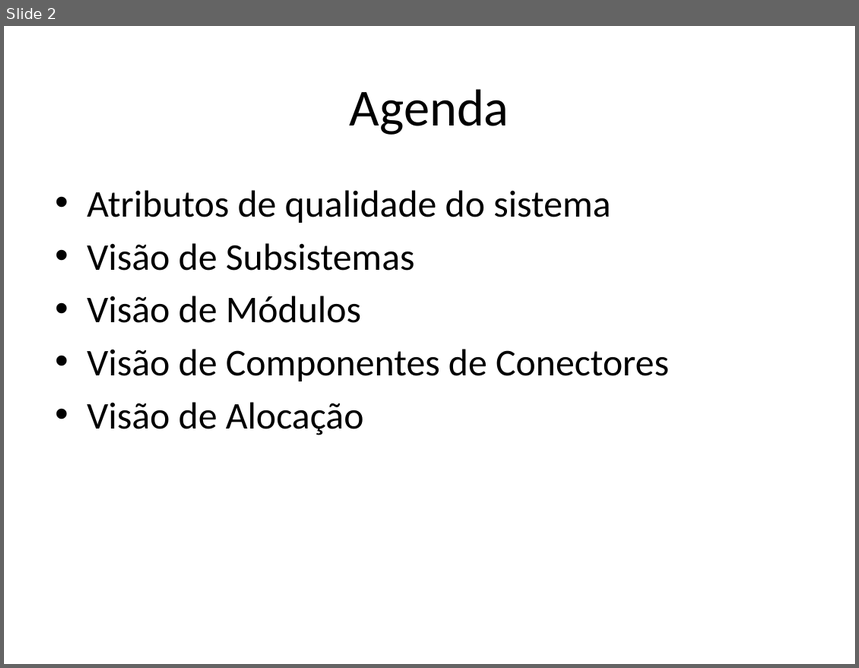
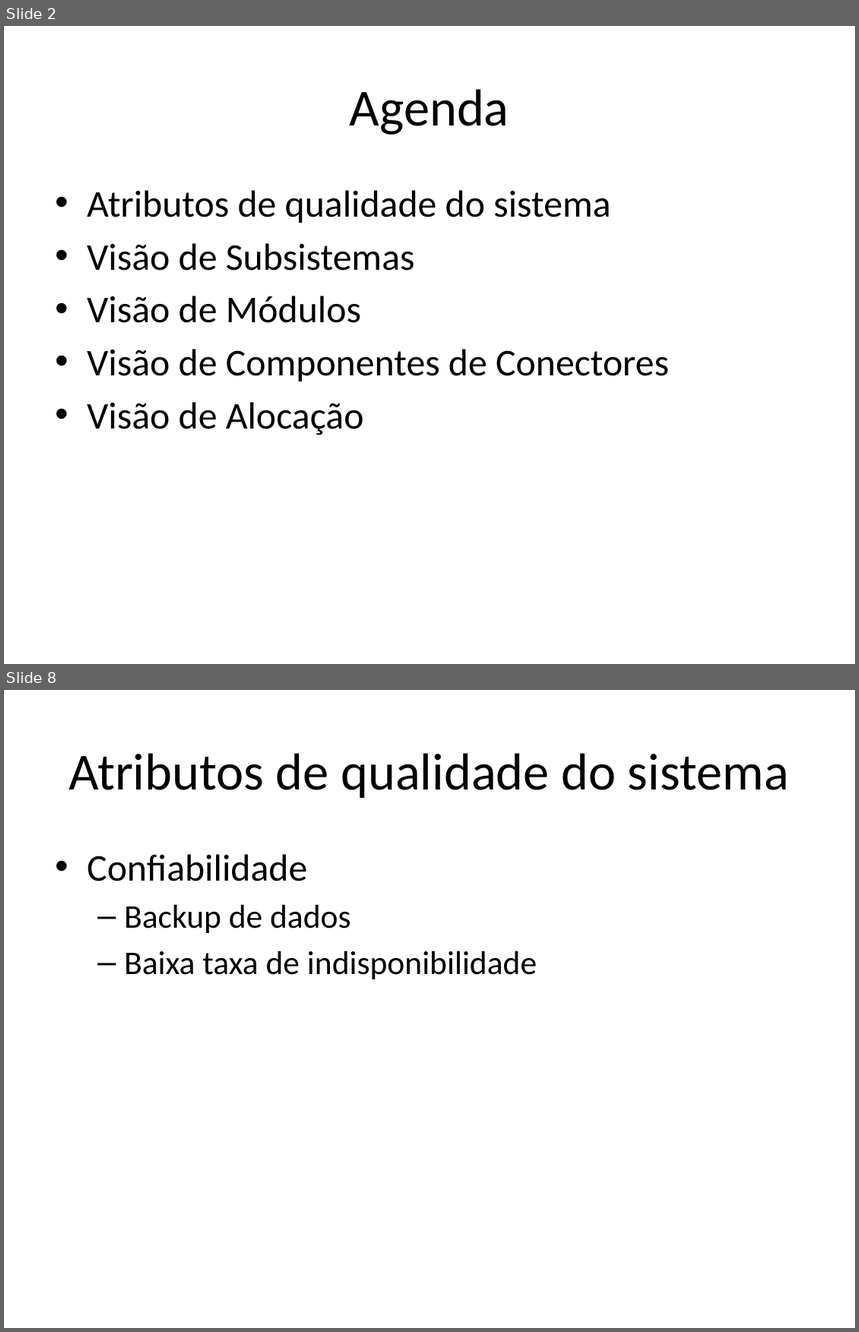
Before and after one commit to amslv/SIGEAS, a slide deck: 01-SISTEMA/02-ANALISE E PROJETO/ARQ-Documento de Arquitetura.pptx. Shown one above the other, each under a label of ours: slide 2 before the commit, slides 2 and 8 after it; the slides between them are not shown. The pictures are 859x668 and 859x1332 pixels, drawn with LibreOffice and Linux fonts; fonts in the diff are those of the drawing. Boxes give left, top, right and bottom in pixels: in the first picture for what was removed or moved away, otherwise in the second. Text is boxed around its words. In the diff, an @@ line names an element or a change of style, - is before the commit and + after.

```diff
--- a/01-SISTEMA/02-ANALISE E PROJETO/ARQ-Documento de Arquitetura.pptx
+++ b/01-SISTEMA/02-ANALISE E PROJETO/ARQ-Documento de Arquitetura.pptx
@@ slide 8 added at [4,690,855,1328], background #FFFFFF @@
@@ title added at [69,753,789,798], 44 pt, text #000000 @@
+Atributos de qualidade do sistema
@@ text added at [87,854,537,980], 28 pt, text #000000 @@
+• Confiabilidade
+  – Backup de dados
+  – Baixa taxa de indisponibilidade
```
Also in this commit, not shown: 1 slide changed, 9 other slides added, 1 other file.
